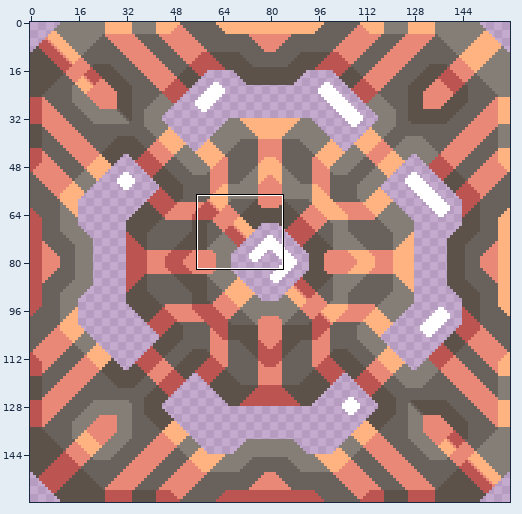
Sprite sheet, stored at assets/sprites/blocks/power/fusion-reactor.png. Above: a wide view before the commit, with the close-up outlined.
Close-up. The starting point:
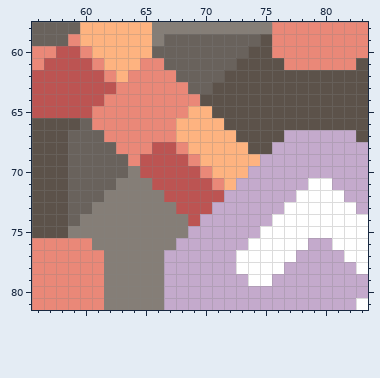
The file is 160x160 pixels. Shown: x 56..83, y 58..81.
New version:
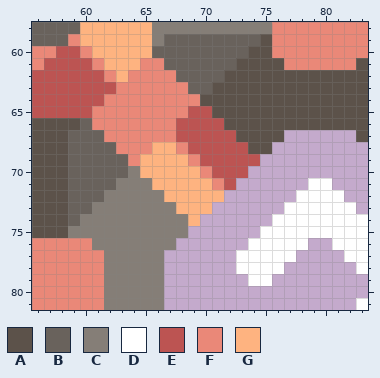
Palette (. is transparent): A #5c524a  B #69625c  C #857e77  D #ffffff  E #bc5452  F #ea8878  G #feb380
Edits made:
The edit turns colour G into colour E in row 65 at x 69 to 70; in row 66 at x 68 to 71; in row 67 at x 68 to 72; in row 68 at x 69 to 73; in row 69 at x 70 to 74; in row 70 at x 71 to 73.
The edit turns colour G into colour E in row 71 at x 72.
The edit turns colour E into colour G in row 68 at x 66 to 67; in row 69 at x 65 to 68; in row 70 at x 65 to 69; in row 71 at x 66 to 70; in row 72 at x 67 to 71; in row 73 at x 68 to 70.
The edit turns colour E into colour G in row 74 at x 69.
Changed places in both close-ups, as pixel boxes (x1, y1, x2, y2):
changed: (140, 106, 260, 226)
